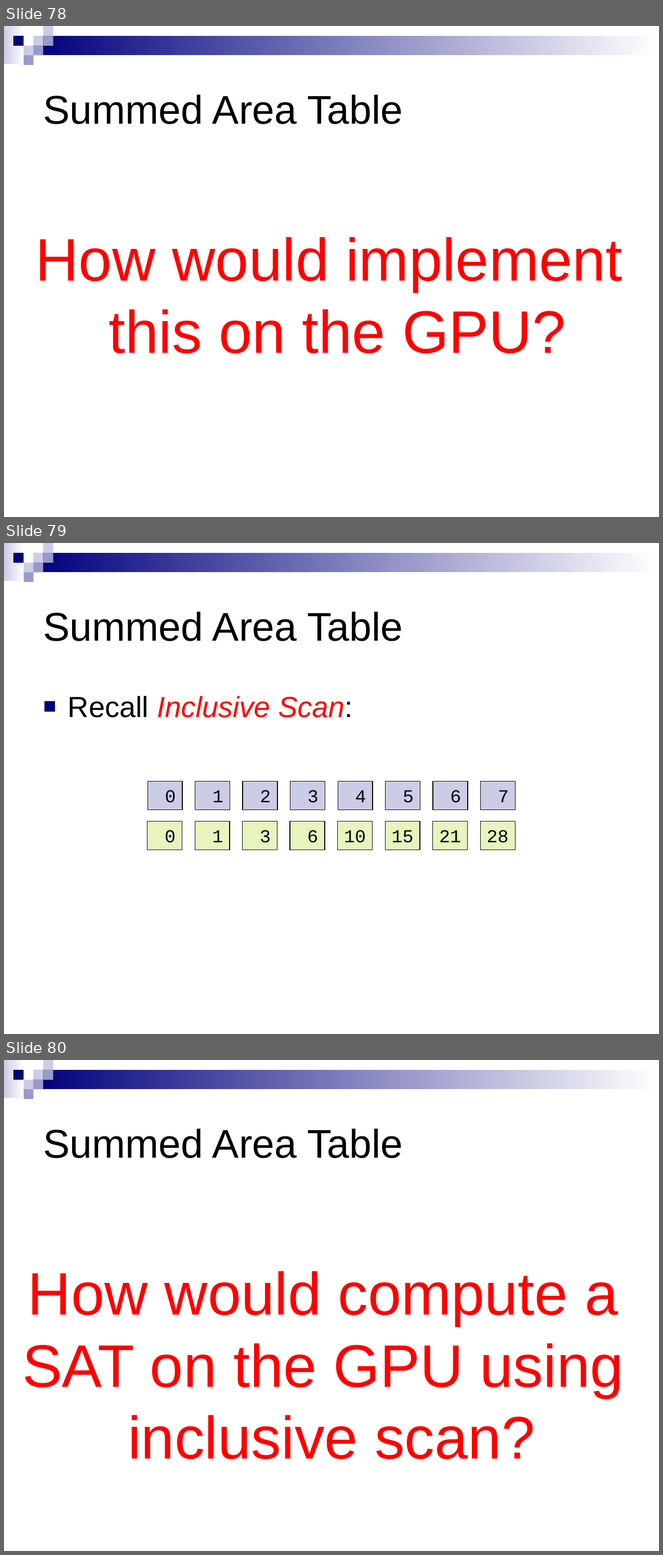
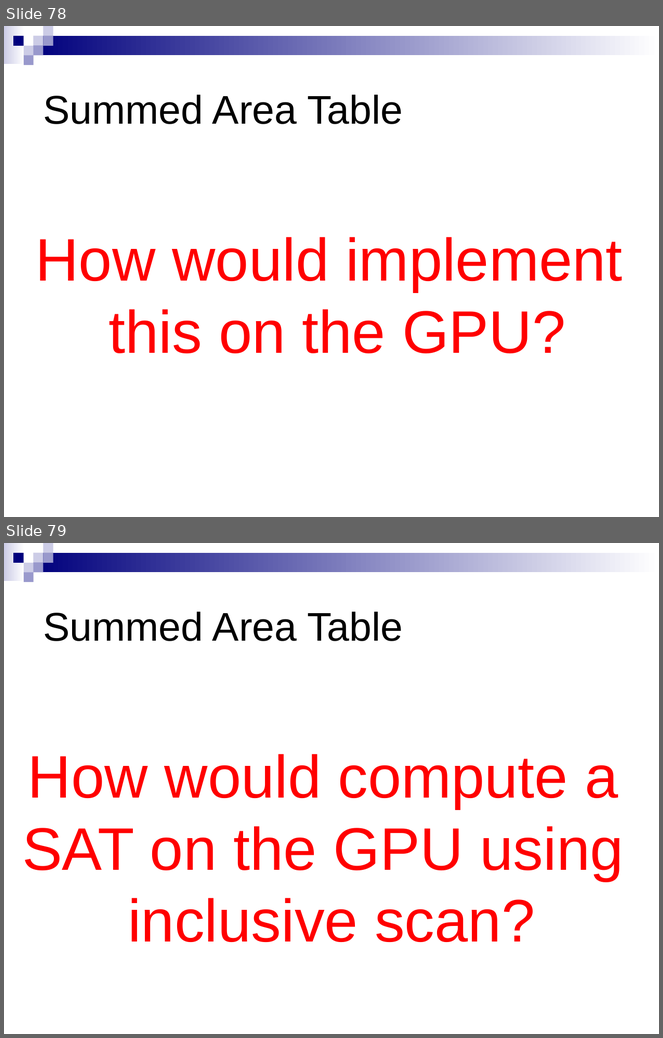
Before and after one commit to CIS565-Spring-2012/cis565-spring-2012.github.com, a slide deck: lectures/02-01-Parallel-Algorithms.ppt. Shown one above the other, each under a label of ours: slides 78, 79 and 80 before the commit, slides 78 and 79 after it. The pictures are 663x1555 and 663x1038 pixels, drawn with LibreOffice and Linux fonts; fonts in the diff are those of the drawing. Boxes give left, top, right and bottom in pixels: in the first picture for what was removed or moved away, otherwise in the second. Text is boxed around its words. In the diff, an @@ line names an element or a change of style, - is before the commit and + after.

```diff
--- a/lectures/02-01-Parallel-Algorithms.ppt
+++ b/lectures/02-01-Parallel-Algorithms.ppt
@@ slide 79 removed at <box>4,543,659,1034</box>, background #FFFFFF; not listed: 9 template elements that a slide beside it also shows @@
@@ title removed at <box>44,612,403,641</box> @@
-Summed Area Table
@@ text removed at <box>68,696,353,718</box> @@
-■ Recall Inclusive Scan:
@@ rectangle removed at <box>148,782,182,810</box> @@
-0
@@ rectangle removed at <box>195,782,230,810</box> @@
-1
@@ rectangle removed at <box>243,782,277,810</box> @@
-2
@@ rectangle removed at <box>291,782,325,810</box> @@
-3
@@ rectangle removed at <box>338,782,373,810</box> @@
-4
@@ rectangle removed at <box>385,782,420,810</box> @@
-5
@@ rectangle removed at <box>433,782,468,810</box> @@
-6
@@ rectangle removed at <box>481,782,516,810</box> @@
-7
@@ rectangle removed at <box>148,822,182,850</box> @@
-0
@@ rectangle removed at <box>195,822,229,850</box> @@
-1
@@ rectangle removed at <box>243,822,277,850</box> @@
-3
@@ rectangle removed at <box>291,822,325,850</box> @@
-6
@@ rectangle removed at <box>337,822,372,850</box> @@
-10
@@ rectangle removed at <box>385,822,420,850</box> @@
-15
@@ rectangle removed at <box>432,822,467,850</box> @@
-21
@@ rectangle removed at <box>480,822,515,850</box> @@
-28
@@ what was slide 80 is now slide 79 @@
```
Also in this commit, not shown: 1 slide changed, 3 other files.
